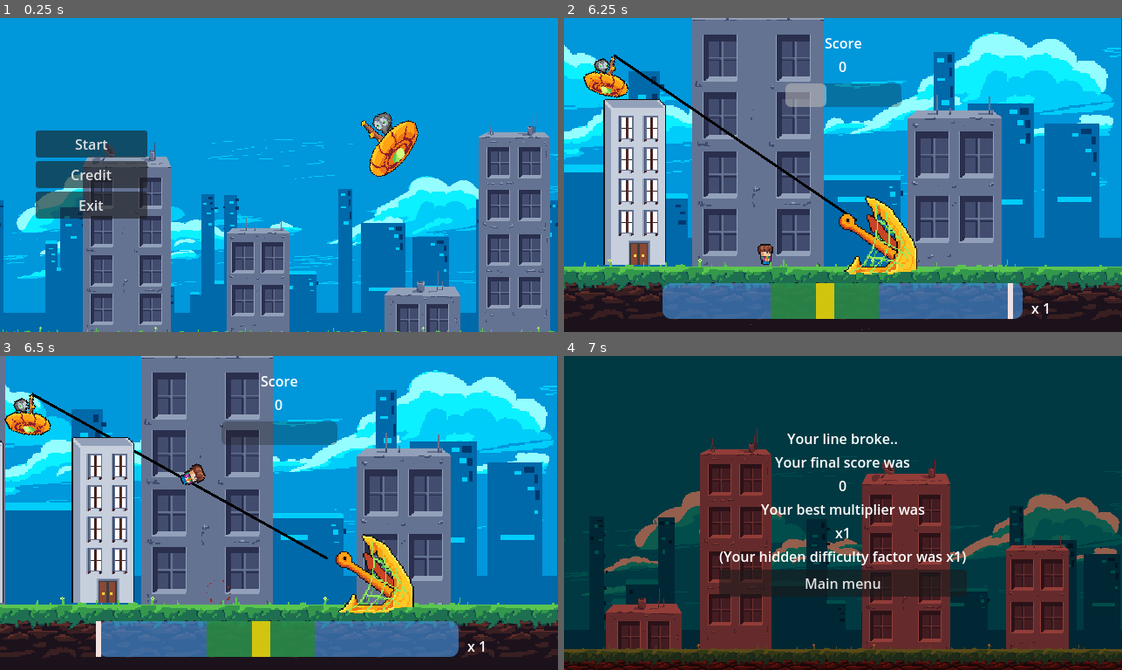
Above: before the commit, frames 1-4 (two rows, left to right).
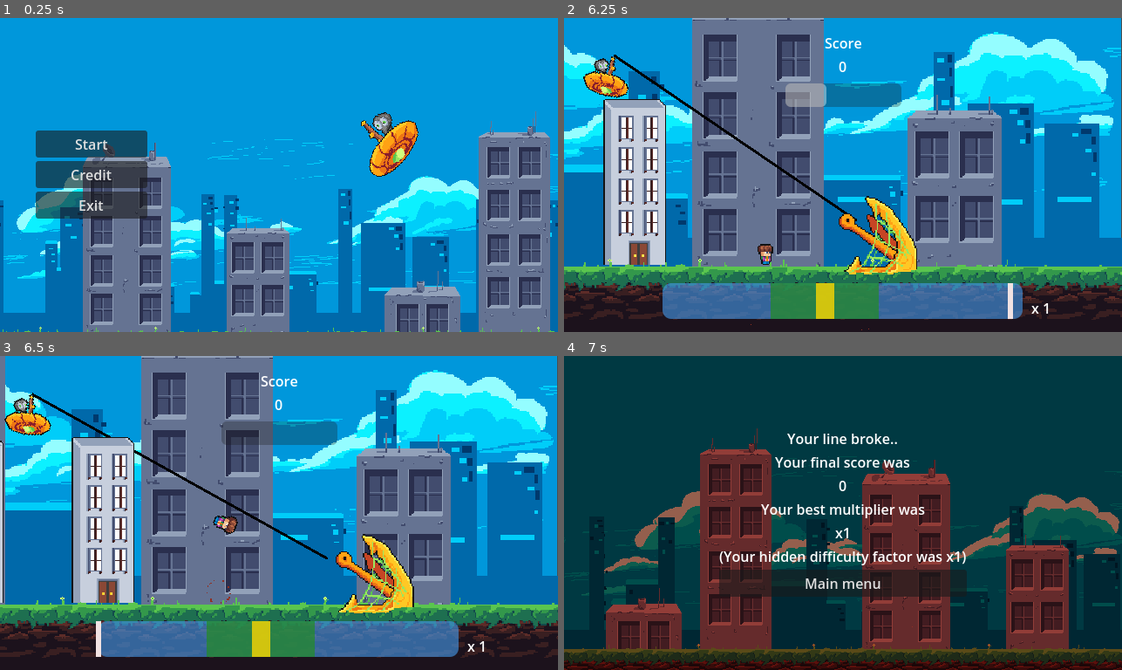
Above: after the commit, the same moments.

Repository: Tenes/mini-jam-153
Game: Godot game, scene res://Scenes/main_menu_scene.tscn
The game is run twice, just before and just after one commit, with the same random seed, the same clock (stepped at 60 frames per second) and the same inputs. Sound files missing from this copy of the repository are replaced by a short silence.
Inputs (mouse positions are in pixels of both pictures, inside the frame that each line leads up to):
- Up to frame 1 (0.25 s): no input
- Up to frame 2 (6.25 s): click "Start" at 0.5 s; move the mouse to (965, 159) at 1.27 s; click (965, 159) at 1.35 s; move the mouse to (731, 190) at 2.02 s; click (731, 190) at 2.1 s; move the mouse to (898, 105) at 2.77 s; click (898, 105) at 2.85 s; move the mouse to (815, 237) at 3.52 s; click (815, 237) at 3.6 s; move the mouse to (1010, 222) at 4.27 s; click (1010, 222) at 4.35 s; move the mouse to (675, 127) at 5.02 s; click (675, 127) at 5.1 s; move the mouse to (870, 175) at 5.77 s; click (870, 175) at 5.85 s
- Up to frame 3 (6.5 s): no input
- Up to frame 4 (7 s): move the mouse to (759, 434) at 6.52 s; click (759, 434) at 6.6 s

Frames 1-2 are identical in both runs. In frame 3, 0.4% of the frame differs, in the area x 32-43%, y 34-57%; in frame 4, nothing differs.

Commit message:
Added sound and credit

Diff:
--- a/Models/Interactable/interactable.gd
+++ b/Models/Interactable/interactable.gd
@@ -6,6 +6,7 @@
 @export var lengthSuccess: int = 10;
 @onready var sprite: Sprite2D = $Sprite
 @onready var audio_stream_player_2d: AudioStreamPlayer2D = $AudioStreamPlayer2D
+@onready var secondary_sound_player_2d = $SecondarySoundPlayer2D
 @export var capture_particles : Array[PackedScene]
 @export var destruction_particles : Array[PackedScene]
 
@@ -64,17 +65,22 @@
 		audio_stream_player_2d.stream = Global.BUILDING_DEATH_SOUNDS[Global.RNG.randi_range(1, 3)];
 	else:
 		audio_stream_player_2d.stream = Global.HUMAN_DEATH_SOUNDS[Global.RNG.randi_range(1, 3)];
+		secondary_sound_player_2d.stream = Global.BLOOD_SOUNDS[Global.RNG.randi_range(0,Global.BLOOD_SOUNDS.size()-1)];
 	audio_stream_player_2d.pitch_scale = Global.RNG.randf_range(0.8, 1.3);
 	audio_stream_player_2d.play();
+	secondary_sound_player_2d.play()
 
 func playCaptSound() -> void:
 	if self is Building:
 		audio_stream_player_2d.stream = Global.BUILDING_CAPT_SOUNDS[Global.RNG.randi_range(1, 3)];
 		audio_stream_player_2d.pitch_scale = Global.RNG.randf_range(0.8, 0.9);
 	else:
-		audio_stream_player_2d.stream = Global.HUMAN_CAPT_SOUNDS[Global.RNG.randi_range(1, 3)];
+		secondary_sound_player_2d.stream = Global.HUMAN_CAPT_SOUNDS[Global.RNG.randi_range(1, 3)];
 		audio_stream_player_2d.pitch_scale = Global.RNG.randf_range(0.8, 1.3);
 	audio_stream_player_2d.play();
+	await audio_stream_player_2d.finished
+	audio_stream_player_2d.queue_free()
+	secondary_sound_player_2d.queue_free()
 
 func instantiate_particles(particle_list,offset = Vector2.ZERO, pparent = self) -> void:
 	if particle_list == null:
--- a/Models/Interactable/interactable.tscn
+++ b/Models/Interactable/interactable.tscn
@@ -25,4 +25,7 @@
 volume_db = -5.0
 pitch_scale = 1.05
 
+[node name="SecondarySoundPlayer2D" type="AudioStreamPlayer2D" parent="."]
+volume_db = -5.0
+
 [connection signal="area_entered" from="Hitbox" to="." method="_on_hitbox_area_entered"]
--- a/Scenes/credit_scene.tscn
+++ b/Scenes/credit_scene.tscn
@@ -1,7 +1,70 @@
-[gd_scene load_steps=3 format=3 uid="uid://bl2lcb53r07j4"]
+[gd_scene load_steps=8 format=3 uid="uid://bl2lcb53r07j4"]
 
 [ext_resource type="Script" path="res://Scripts/credit_scene.gd" id="1_34t3g"]
 [ext_resource type="PackedScene" uid="uid://de4oqte1nvre1" path="res://Models/Decor/parallax_container_node_2d.tscn" id="2_m7ew6"]
+[ext_resource type="Texture2D" uid="uid://cj05w0qpjhogn" path="res://Assets/feffhe.png" id="3_mv5ge"]
+[ext_resource type="Texture2D" uid="uid://bcrhfxbbs2u7n" path="res://Assets/lorveq.png" id="4_bn0wj"]
+
+[sub_resource type="Animation" id="Animation_ajvxr"]
+resource_name = "default"
+loop_mode = 1
+tracks/0/type = "value"
+tracks/0/imported = false
+tracks/0/enabled = true
+tracks/0/path = NodePath("TextureRect2:rotation")
+tracks/0/interp = 0
+tracks/0/loop_wrap = true
+tracks/0/keys = {
+"times": PackedFloat32Array(0, 0.5, 1),
+"transitions": PackedFloat32Array(1, 1, 1),
+"update": 0,
+"values": [0.0, 0.314159, 0.0]
+}
+tracks/1/type = "value"
+tracks/1/imported = false
+tracks/1/enabled = true
+tracks/1/path = NodePath("TextureRect:rotation")
+tracks/1/interp = 0
+tracks/1/loop_wrap = true
+tracks/1/keys = {
+"times": PackedFloat32Array(0, 0.5, 1),
+"transitions": PackedFloat32Array(1, 1, 1),
+"update": 0,
+"values": [0.0, -0.314159, 0.0]
+}
+
+[sub_resource type="Animation" id="Animation_xrjfn"]
+length = 0.001
+tracks/0/type = "value"
+tracks/0/imported = false
+tracks/0/enabled = true
+tracks/0/path = NodePath("TextureRect:rotation")
+tracks/0/interp = 1
+tracks/0/loop_wrap = true
+tracks/0/keys = {
+"times": PackedFloat32Array(0),
+"transitions": PackedFloat32Array(1),
+"update": 0,
+"values": [-0.314159]
+}
+tracks/1/type = "value"
+tracks/1/imported = false
+tracks/1/enabled = true
+tracks/1/path = NodePath("TextureRect2:rotation")
+tracks/1/interp = 1
+tracks/1/loop_wrap = true
+tracks/1/keys = {
+"times": PackedFloat32Array(0),
+"transitions": PackedFloat32Array(1),
+"update": 0,
+"values": [0.314159]
+}
+
+[sub_resource type="AnimationLibrary" id="AnimationLibrary_fw3pf"]
+_data = {
+"RESET": SubResource("Animation_xrjfn"),
+"default": SubResource("Animation_ajvxr")
+}
 
 [node name="CreditScene" type="Control"]
 layout_mode = 3
@@ -56,4 +119,32 @@
 text = "Virgilus && Tenes"
 horizontal_alignment = 1
 
+[node name="TextureRect" type="TextureRect" parent="."]
+layout_mode = 0
+offset_left = 413.0
+offset_top = 182.0
+offset_right = 471.0
+offset_bottom = 239.0
+rotation = -0.314159
+pivot_offset = Vector2(29, 31)
+texture = ExtResource("3_mv5ge")
+expand_mode = 1
+
+[node name="TextureRect2" type="TextureRect" parent="."]
+layout_mode = 0
+offset_left = 171.0
+offset_top = 181.0
+offset_right = 229.0
+offset_bottom = 238.0
+rotation = 0.314159
+pivot_offset = Vector2(28, 29)
+texture = ExtResource("4_bn0wj")
+expand_mode = 1
+
+[node name="AnimationPlayer" type="AnimationPlayer" parent="."]
+libraries = {
+"": SubResource("AnimationLibrary_fw3pf")
+}
+
 [connection signal="pressed" from="Button" to="." method="_on_button_pressed"]
+[connection signal="ready" from="AnimationPlayer" to="AnimationPlayer" method="play" binds= ["default"]]
--- a/Scripts/global.gd
+++ b/Scripts/global.gd
@@ -16,6 +16,11 @@
 	2: preload("res://Assets/Sounds/human_death_2.mp3"),
 	3: preload("res://Assets/Sounds/human_death_3.mp3"),
 }
+
+@onready var BLOOD_SOUNDS = [
+	preload("res://Assets/Sounds/blood_explosion_1.mp3"),
+	preload("res://Assets/Sounds/blood_explosion_2.mp3")
+]
 
 @onready var BUILDING_DEATH_SOUNDS = {
 	1: preload("res://Assets/Sounds/building_death.mp3"),
Not shown, added: Assets/Sounds/blood_explosion_1.mp3.import
Not shown, added: Assets/Sounds/blood_explosion_2.mp3.import
Not shown, added: Assets/Sounds/failure_1.mp3.import
Not shown, added: Assets/Sounds/great_success_1.mp3.import
Not shown, added: Assets/Sounds/success_1.mp3.import
Binary file added: Assets/feffhe.png
Not shown, added: Assets/feffhe.png.import
Binary file added: Assets/lorveq.png
Not shown, added: Assets/lorveq.png.import
Not shown, added: Assets/Sounds/blood_explosion_1.mp3
Not shown, added: Assets/Sounds/blood_explosion_2.mp3
Not shown, added: Assets/Sounds/failure_1.mp3
(and 3 more such lines)
